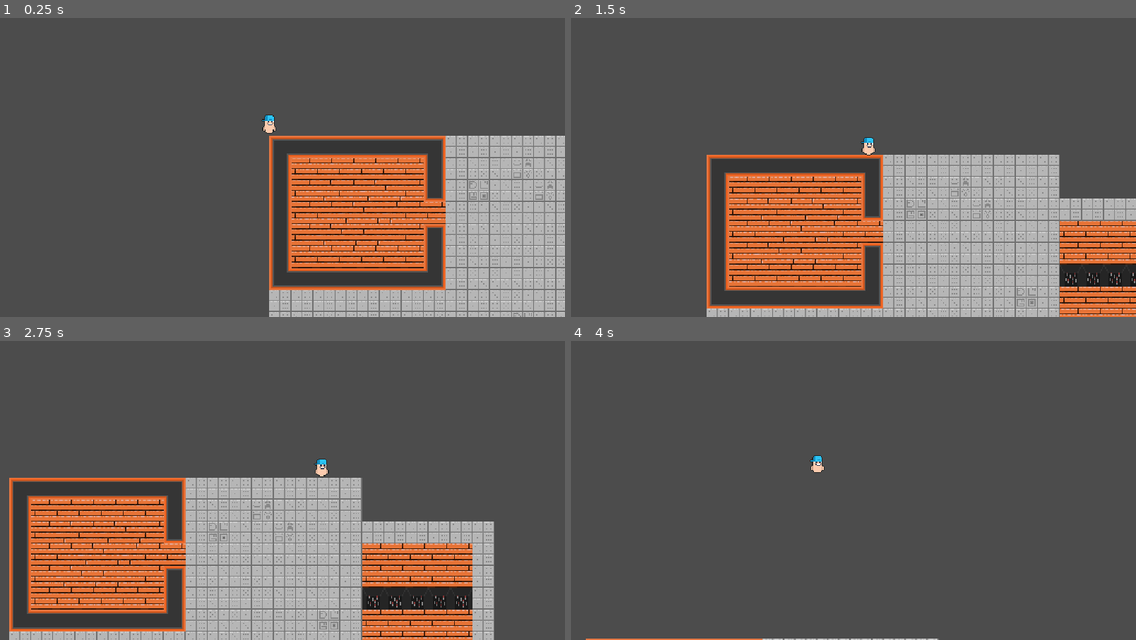
Above: before the commit, frames 1-4 (two rows, left to right).
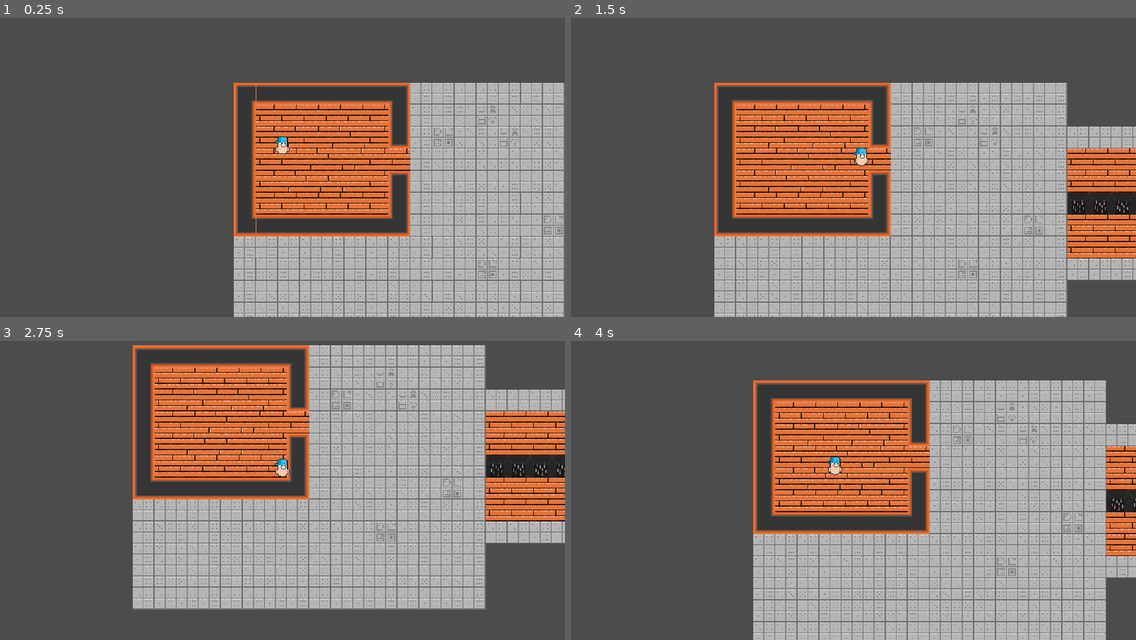
Above: after the commit, the same moments.

Repository: ygypt/gmtk2022
Game: Godot game, scene res://Levels/TemplateLevel.tscn
Same seed, same stepped clock (60 frames per second), same inputs: the game is played once before the commit and once after it.
Inputs (mouse positions are in pixels of both pictures, inside the frame that each line leads up to):
- Up to frame 1 (0.25 s): no input
- Up to frame 2 (1.5 s): move the mouse to (977, 134) at 0.52 s; hold D (move_right) 0.53-1.28 s; tap Space (dodge, bound only after the commit) at 0.6, 1.35 s; move the mouse to (740, 167) at 1.27 s; hold S (move_down) from 1.28 s (still down)
- Up to frame 3 (2.75 s): move the mouse to (339, 403) at 2.02 s; release S (move_down) at 2.03 s; hold D (move_right) from 2.03 s (still down); tap Space (dodge, bound only after the commit) at 2.1 s
- Up to frame 4 (4 s): move the mouse to (825, 541) at 2.77 s; release D (move_right) at 2.78 s; hold W (move_up) 2.78-3.53 s; tap Space (dodge, bound only after the commit) at 2.85, 3.6 s; move the mouse to (1023, 523) at 3.52 s; hold A (move_left) from 3.53 s (still down)

The runs differ from the first frame. In frame 1, 31% of the frame differs, in the area x 41-100%, y 21-100%; in frame 2, 40%; in frame 3, 63%, in the area x 1-100%, y 1-100%; in frame 4, 52%.

Commit message:
Entity class extendable to Player, AI, and Projectiles

Diff:
--- a/Characters/Entity.gd
+++ b/Characters/Entity.gd
@@ -3,29 +3,32 @@
 func get_class(): return "Entity"
 func is_class(name): return name == "Entity"
 
-onready var states := {
-  State.IDLE : IdleState,
-  State.MOVE : MoveState,
-}
+# SUPER CLASS OF ALL ENTITIES. CAN BE USED FOR PLAYER, ENEMIES, AND PROJECTILES..
+# PRETTY MUCH ANYTHING THAT MOVES
+# ALL ENTITIES MUST HAVE /STATE/IDLE AS DEFAULT BEHAVIOUR
 
-onready var current_state : State = IdleState.new()
-onready var statistics := Statistics.new()
+# INPUT / MOVEMENT
+onready var move_vector := Vector2.ZERO
+onready var look_vector := 0.0
+onready var velocity := Vector2.ZERO
 
-onready var move_vector := Vector2.ZERO
-onready var look_vector := Vector2.ZERO
-onready var velocity := Vector2.ZERO
+# STATE
+onready var current_state := $State/Idle
+
+# STATS
+export var health = 1
+export var speed = 100
+
 
 func change_state(new_state):
 	current_state.exit(self)
-	current_state = states[new_state].new()
-	print(current_state.get_class())
+	current_state = new_state
 	current_state.enter(self)
 
-func step():
+func _process(delta):
 	var new_state = current_state.step(self)
-	if new_state != State.NULL:
+	if new_state != null:
 		change_state(new_state)
 
-func fixstep():
-#	print(velocity)
+func _physics_process(delta):
 	move_and_slide(velocity)
--- /dev/null
+++ b/Characters/Player/Dodge.gd
@@ -0,0 +1,24 @@
+extends State
+
+export var dodge_speed := 150
+
+var dodge_direction
+
+func enter(entity : Player) -> Node:
+	if not $Cooldown.is_stopped():
+		return $"../Idle"
+
+	dodge_direction = entity.look_vector
+	entity.anims.play("Dodge")
+	$Cooldown.one_shot = true
+	$Cooldown.start()
+
+	return null
+
+func step(entity : Player) -> Node:
+	entity.velocity = -Vector2.RIGHT.rotated(dodge_direction) * dodge_speed
+
+	if not entity.anims.is_playing():
+		return $"../Idle"
+
+	return null
--- a/Characters/Player/Player.gd
+++ b/Characters/Player/Player.gd
@@ -1,24 +1,26 @@
-extends Node2D
+extends Entity
 class_name Player
 func get_class(): return "Player"
 func is_class(name): return name == "Player"
 
-
-onready var entity : Entity = $Entity
+onready var anims : AnimationPlayer = $AnimationPlayer
 
 func _process(delta: float):
-	var vecx = Input.get_axis("move_left", "move_right")
-	var vecy = Input.get_axis("move_up", "move_down")
-	var move_vector = Vector2(vecx, vecy)
-	entity.move_vector = move_vector
+	var movevec = Input.get_vector("move_left", "move_right", "move_up", "move_down")
+	move_vector = movevec
 
-	var mouse_pos = get_viewport().get_mouse_position()
-	var look_vector = global_position.direction_to(mouse_pos)
+	var mouse_pos = get_global_mouse_position()
+	# THIS MIGHT BE BACKWARDS
+	var lookvec = global_position.angle_to_point(mouse_pos)
+#	var lookvec = mouse_pos.angle_to_point(global_position)
+	look_vector = lookvec
 
-	print(look_vector)
+	# SPRITE FLIPPING HERE
 
-	entity.step()
 
-func _physics_process(delta: float):
-	entity.fixstep()
-	position = entity.position
+
+	# PLAYER EXTENDS ENTITY, SO WE INHERIT ALL OF ENTITY'S FUNCTIONS, BUT
+	# WE'VE OVERRIDEN _PROCESS HERE, SO TO MAKE SURE THAT THE O.G. ENTITY
+	# PROCESS STILL RUNS WE RUN "DOT _PROCESS", THE "DOT" CALLS THE SAME FUNCTION
+	# FROM THE SUPERCLASS
+	._process(delta)
--- a/Characters/Player/Player.tscn
+++ b/Characters/Player/Player.tscn
@@ -1,11 +1,47 @@
-[gd_scene load_steps=6 format=2]
+[gd_scene load_steps=10 format=2]
 
 [ext_resource path="res://Art_Assets/ProtoPlayerRight.png" type="Texture" id=1]
 [ext_resource path="res://Characters/Player/Player.gd" type="Script" id=2]
-[ext_resource path="res://Characters/Entity.gd" type="Script" id=3]
+[ext_resource path="res://Characters/Player/States/Idle.gd" type="Script" id=3]
+[ext_resource path="res://Characters/Player/States/Move.gd" type="Script" id=4]
+[ext_resource path="res://Characters/Player/Dodge.gd" type="Script" id=5]
+
+[sub_resource type="Animation" id=4]
+resource_name = "Dodge"
+length = 0.333333
+step = 0.0166667
+tracks/0/type = "value"
+tracks/0/path = NodePath("Sprite:frame")
+tracks/0/interp = 1
+tracks/0/loop_wrap = true
+tracks/0/imported = false
+tracks/0/enabled = true
+tracks/0/keys = {
+"times": PoolRealArray( 0 ),
+"transitions": PoolRealArray( 1 ),
+"update": 1,
+"values": [ 3 ]
+}
+
+[sub_resource type="Animation" id=3]
+resource_name = "Idle"
+length = 0.0166667
+step = 0.0166667
+tracks/0/type = "value"
+tracks/0/path = NodePath("Sprite:frame")
+tracks/0/interp = 1
+tracks/0/loop_wrap = true
+tracks/0/imported = false
+tracks/0/enabled = true
+tracks/0/keys = {
+"times": PoolRealArray( 0 ),
+"transitions": PoolRealArray( 1 ),
+"update": 1,
+"values": [ 0 ]
+}
 
 [sub_resource type="Animation" id=1]
-resource_name = "Walk_Right"
+resource_name = "Move"
 length = 0.4
 loop = true
 tracks/0/type = "value"
@@ -25,28 +61,43 @@
 radius = 4.0
 height = 0.0
 
-[node name="Player" type="Node2D"]
+[node name="Player" type="KinematicBody2D"]
+collision_mask = 14
 script = ExtResource( 2 )
 
-[node name="Entity" type="KinematicBody2D" parent="."]
-collision_mask = 14
-script = ExtResource( 3 )
-
-[node name="Sprite" type="Sprite" parent="Entity"]
+[node name="Sprite" type="Sprite" parent="."]
 position = Vector2( 0, -7 )
 scale = Vector2( 0.4, 0.4 )
 texture = ExtResource( 1 )
 hframes = 4
 
-[node name="AnimationPlayer" type="AnimationPlayer" parent="Entity"]
-autoplay = "Walk_Right"
-anims/Walk_Right = SubResource( 1 )
+[node name="AnimationPlayer" type="AnimationPlayer" parent="."]
+autoplay = "Idle"
+anims/Dodge = SubResource( 4 )
+anims/Idle = SubResource( 3 )
+anims/Move = SubResource( 1 )
 
-[node name="Camera2D" type="Camera2D" parent="Entity"]
+[node name="Camera2D" type="Camera2D" parent="."]
 current = true
 zoom = Vector2( 0.5, 0.5 )
 smoothing_enabled = true
 
-[node name="CollisionShape2D" type="CollisionShape2D" parent="Entity"]
+[node name="CollisionShape2D" type="CollisionShape2D" parent="."]
 position = Vector2( 0, -2 )
 shape = SubResource( 2 )
+
+[node name="State" type="Node" parent="."]
+
+[node name="Idle" type="Node" parent="State"]
+script = ExtResource( 3 )
+
+[node name="Move" type="Node" parent="State"]
+script = ExtResource( 4 )
+
+[node name="Dodge" type="Node" parent="State"]
+script = ExtResource( 5 )
+
+[node name="Cooldown" type="Timer" parent="State/Dodge"]
+wait_time = 2.0
+
+[node name="Weapon" type="Node2D" parent="."]
--- /dev/null
+++ b/Characters/Player/States/Idle.gd
@@ -0,0 +1,16 @@
+extends State
+
+func enter(entity: Player) -> Node:
+	entity.anims.play("Idle")
+	return null
+
+func step(entity) -> Node:
+	entity.velocity = Vector2.ZERO
+
+	if entity.move_vector:
+		return $"../Move"
+
+	if Input.is_action_just_pressed("dodge") && $"../Dodge/Cooldown".is_stopped():
+		return $"../Dodge"
+
+	return null
--- /dev/null
+++ b/Characters/Player/States/Move.gd
@@ -0,0 +1,16 @@
+extends State
+
+func enter(entity: Player) -> Node:
+	entity.anims.play("Move")
+	return null
+
+func step(entity) -> Node:
+	entity.velocity = entity.move_vector * entity.speed
+
+	if not entity.move_vector:
+		return $"../Idle"
+
+	if Input.is_action_just_pressed("dodge") && $"../Dodge/Cooldown".is_stopped():
+		return $"../Dodge"
+
+	return null
--- a/Characters/State.gd
+++ b/Characters/State.gd
@@ -1,19 +1,15 @@
-extends Reference
+extends Node
 class_name State
 func get_class(): return "State"
 func is_class(name): return name == "State"
 
-enum {
-	NULL,
-	IDLE,
-	MOVE,
-}
+# DONT BOTHER ADDING CLASS_NAME AND ALL THAT TO INDIVIDUAL STATES
 
-func enter(entity) -> int:
-	return NULL
+func enter(entity) -> Node:
+	return null
 
-func exit(entity) -> int:
-	return NULL
+func exit(entity) -> Node:
+	return null
 
-func step(entity) -> int:
-	return NULL
+func step(entity) -> Node:
+	return null
--- a/Characters/StateMachine.gd
+++ /dev/null
@@ -1,15 +0,0 @@
-extends Node
-
-var current_state : State
-
-
-func change_state(entity, new_state):
-	current_state.exit(entity)
-	current_state = new_state
-	print(current_state)
-	current_state.enter(entity)
-
-func update(entity):
-	var new_state = current_state.update(entity)
-	if new_state != null:
-		change_state(entity, new_state)
--- a/Characters/States/IdleState.gd
+++ /dev/null
@@ -1,12 +0,0 @@
-extends State
-class_name IdleState
-func get_class(): return "IdleState"
-func is_class(name): return name == "IdleState"
-
-func step(entity) -> int:
-
-	entity.velocity = Vector2.ZERO
-
-	if entity.move_vector:
-		return MOVE
-	return NULL
--- a/Characters/States/MoveState.gd
+++ /dev/null
@@ -1,12 +0,0 @@
-extends State
-class_name MoveState
-func get_class(): return "MoveState"
-func is_class(name): return name == "MoveState"
-
-func step(entity) -> int:
-
-	entity.velocity = entity.move_vector * entity.statistics.speed
-
-	if not entity.move_vector:
-		return IDLE
-	return NULL
--- a/Characters/Statistics.gd
+++ /dev/null
@@ -1,7 +0,0 @@
-extends Reference
-class_name Statistics
-func get_class(): return "Statistics"
-func is_class(name): return name == "Statistics"
-
-export var health : int = 1
-export var speed : int = 100
--- /dev/null
+++ b/Weapons/Pistol/Pistol.tscn
@@ -0,0 +1,7 @@
+[gd_scene format=2]
+
+[node name="Node2D" type="Node2D"]
+
+[node name="ReloadTimer" type="Timer" parent="."]
+
+[node name="FirerateTimer" type="Timer" parent="."]
--- /dev/null
+++ b/Weapons/Weapon.gd
@@ -0,0 +1,30 @@
+extends Node
+class_name Weapon
+
+onready var reload_timer : Timer = $ReloadTimer
+onready var firerate_timer : Timer = $FirerateTimer
+
+export var total_ammo := 1
+export var current_ammo := 1
+
+func _ready():
+	for child in get_children():
+		if child is Timer:
+			child.one_shot = true
+
+func shoot():
+	if firerate_timer.time_left > 0 || reload_timer.time_left > 0:
+		return
+
+	firerate_timer.start()
+
+	current_ammo -= 1
+
+	if current_ammo <= 0:
+		reload_timer.start()
+		current_ammo = total_ammo
+
+
+
+	# SHOOT PROJECTILE
+	print("no shoot function on ", self)
--- a/project.godot
+++ b/project.godot
@@ -14,38 +14,26 @@
 "language": "GDScript",
 "path": "res://Characters/Entity.gd"
 }, {
-"base": "State",
-"class": "IdleState",
-"language": "GDScript",
-"path": "res://Characters/States/IdleState.gd"
-}, {
-"base": "State",
-"class": "MoveState",
-"language": "GDScript",
-"path": "res://Characters/States/MoveState.gd"
-}, {
-"base": "Node2D",
+"base": "Entity",
 "class": "Player",
 "language": "GDScript",
 "path": "res://Characters/Player/Player.gd"
 }, {
-"base": "Reference",
+"base": "Node",
 "class": "State",
 "language": "GDScript",
 "path": "res://Characters/State.gd"
 }, {
-"base": "Reference",
-"class": "Statistics",
+"base": "Node",
+"class": "Weapon",
 "language": "GDScript",
-"path": "res://Characters/Statistics.gd"
+"path": "res://Weapons/Weapon.gd"
 } ]
 _global_script_class_icons={
 "Entity": "",
-"IdleState": "",
-"MoveState": "",
 "Player": "",
 "State": "",
-"Statistics": ""
+"Weapon": ""
 }
 
 [application]
@@ -87,7 +75,7 @@
 , Object(InputEventKey,"resource_local_to_scene":false,"resource_name":"","device":0,"alt":false,"shift":false,"control":false,"meta":false,"command":false,"pressed":false,"scancode":16777231,"physical_scancode":0,"unicode":0,"echo":false,"script":null)
  ]
 }
-Jump={
+dodge={
 "deadzone": 0.5,
 "events": [ Object(InputEventKey,"resource_local_to_scene":false,"resource_name":"","device":0,"alt":false,"shift":false,"control":false,"meta":false,"command":false,"pressed":false,"scancode":0,"physical_scancode":32,"unicode":0,"echo":false,"script":null)
  ]
